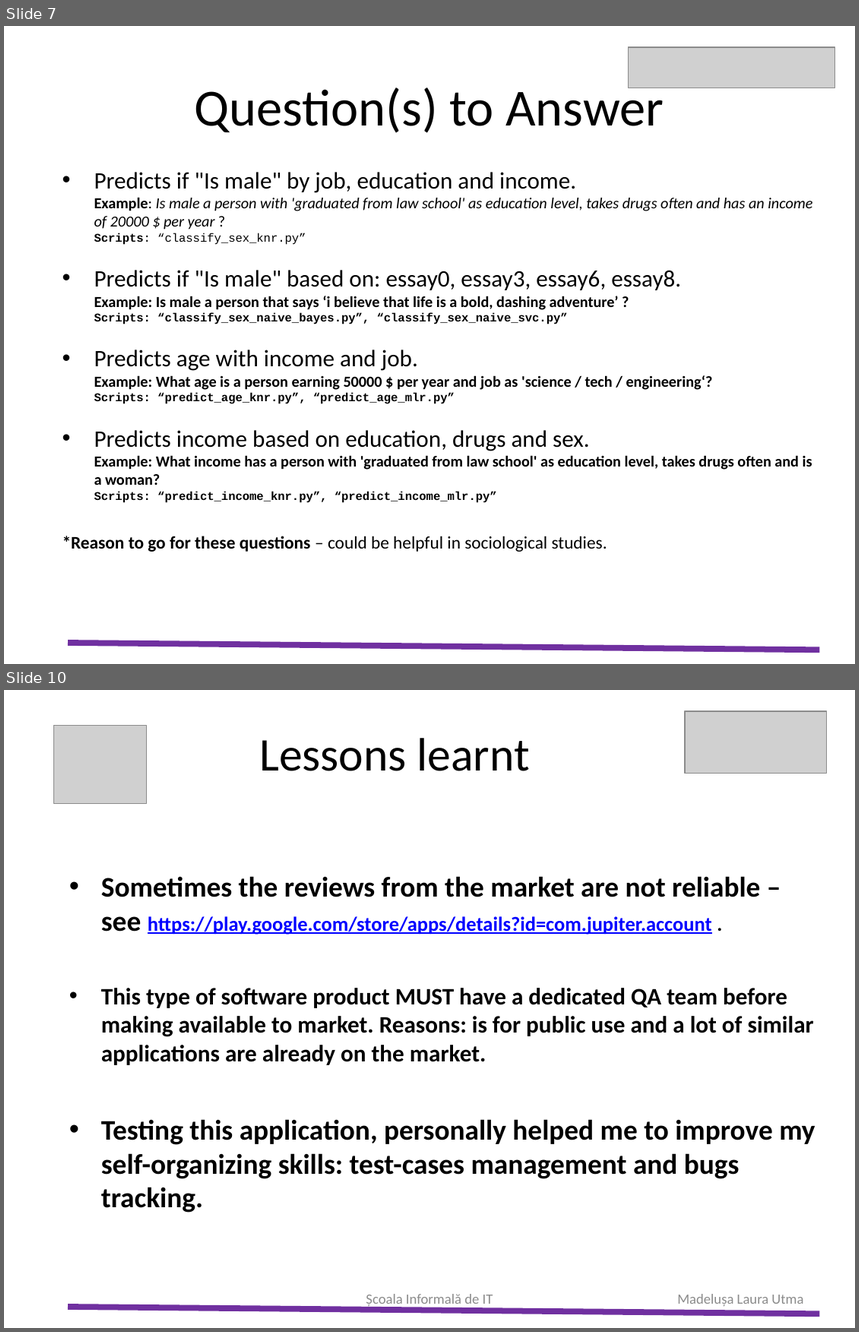
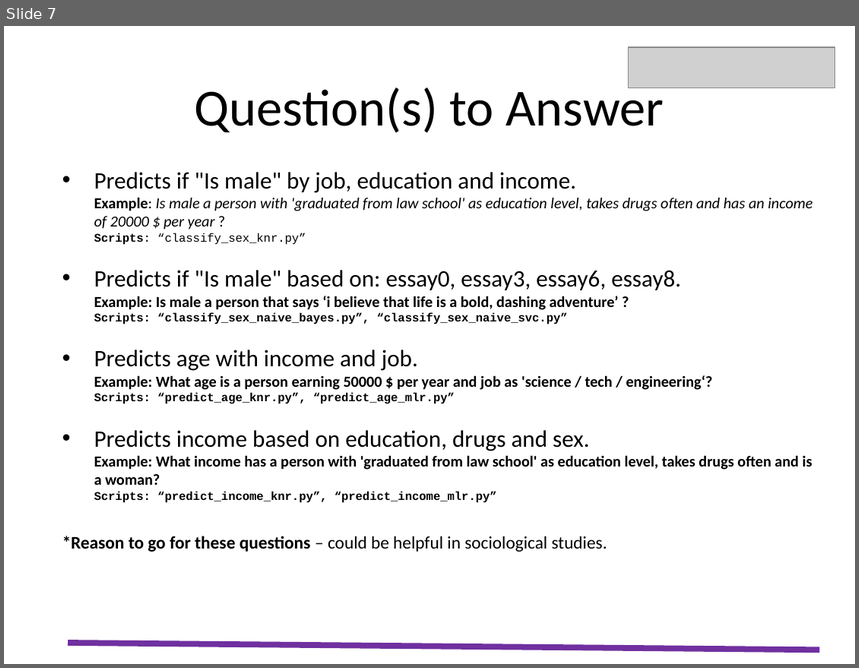
Before and after one commit to eu2004/codecademy_capstone, a slide deck: capstone_starter/resources/Presentation_Emilian_Utma.pptx. Shown one above the other, each under a label of ours: slides 7 and 10 before the commit, slide 7 after it; the slides between them are not shown. The pictures are 859x1332 and 859x668 pixels, drawn with LibreOffice and Linux fonts; fonts in the diff are those of the drawing; grey boxes stand for pictures. Boxes give left, top, right and bottom in pixels: in the first picture for what was removed or moved away, otherwise in the second. Text is boxed around its words. In the diff, an @@ line names an element or a change of style, - is before the commit and + after.

```diff
--- a/capstone_starter/resources/Presentation_Emilian_Utma.pptx
+++ b/capstone_starter/resources/Presentation_Emilian_Utma.pptx
@@ slide 10 removed at bbox=[4, 690, 855, 1328], background #FFFFFF @@
@@ picture removed at bbox=[685, 711, 827, 774] @@
@@ picture removed at bbox=[53, 726, 146, 804] @@
@@ title removed at bbox=[259, 738, 530, 771] @@
-Lessons learnt
@@ text removed at bbox=[101, 876, 815, 1213] @@
-• Sometimes the reviews from the market are not reliable – see https://play.google.com/store/apps/details?id=com.jupiter.account .
-• This type of software product MUST have a dedicated QA team before making available to market. Reasons: is for public use and a lot of similar applications are already on the market.
-• Testing this application, personally helped me to improve my self-organizing skills: test-cases management and bugs tracking.
@@ text removed at bbox=[366, 1294, 493, 1309] @@
-Școala Informală de IT
@@ text removed at bbox=[677, 1294, 804, 1307] @@
-Madelușa Laura Utma
@@ line removed from (68, 1307) to (819, 1314) @@
```
Also in this commit, not shown: 2 slides changed, 7 slides added, 1 other slide removed.
